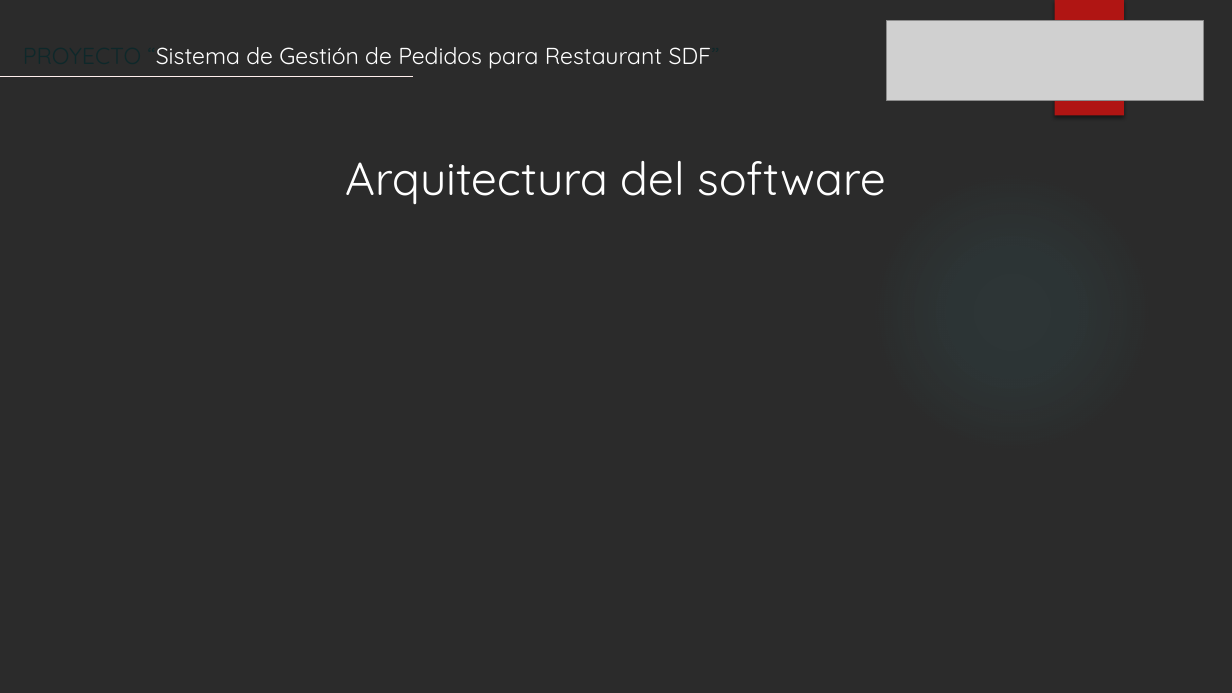
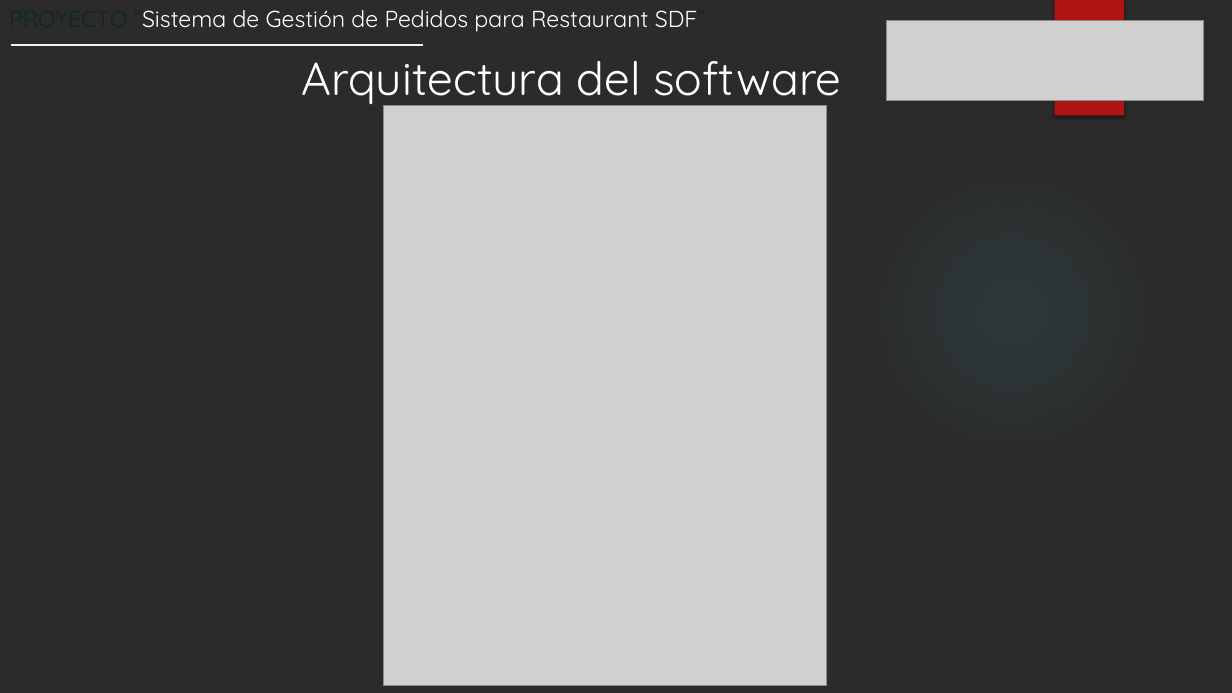
Before and after one commit to DiegoJimenez2003/Capstone_repo_06, a slide deck: slide 8 of Fase 2/Formato Presentación final 2025.pptx. Drawn at 1232x693 pixels with LibreOffice and Linux fonts; fonts in the diff are those of the drawing; grey boxes stand for pictures; background and template pictures are left out; a plain dark background stands for a picture behind light text. Boxes give left, top, right and bottom in pixels: in the first picture for what was removed or moved away, otherwise in the second. Text is boxed around its words. In the diff, an @@ line names an element or a change of style, - is before the commit and + after.

```diff
--- a/Fase 2/Formato Presentación final 2025.pptx
+++ b/Fase 2/Formato Presentación final 2025.pptx
@@ text "PROYECTO “Sistema de Gestión de ...": place and size @@
-text "PROYECTO “Sistema de Gestión de ..." at (148,47,720,69)
+text "PROYECTO “Sistema de Gestión de ..." at (134,10,706,32)
@@ text "Arquitectura del software" rewrapped from (346,161,886,204) to (302,61,841,108) @@
@@ line moved from (0, 77) - (413, 77) to (10, 45) - (423, 45) @@
@@ picture added at (384,105,827,686) @@
```
Also in this commit, not shown: 4 other slides changed, 1 slide added, 2 slides removed.
